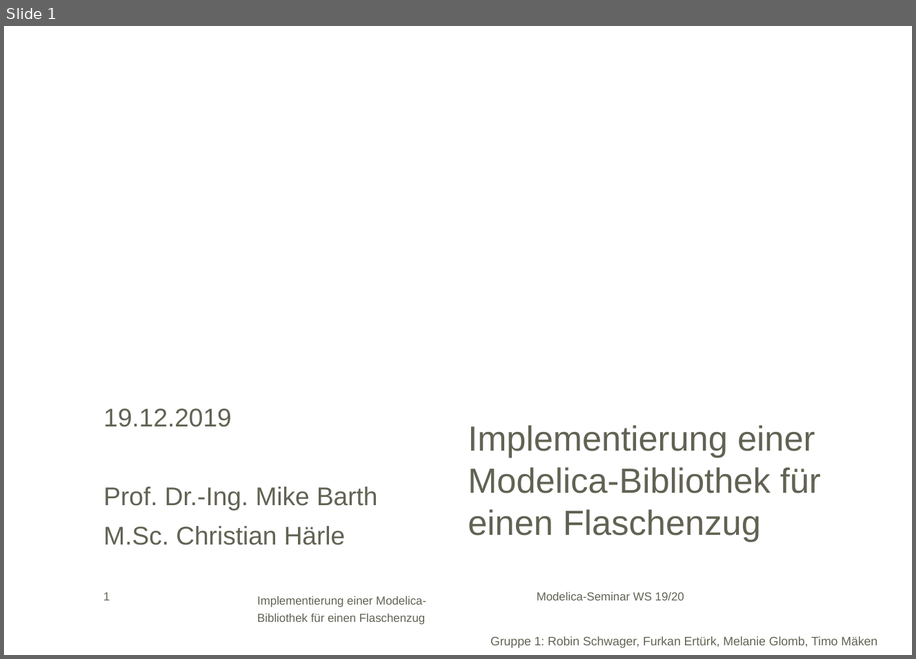
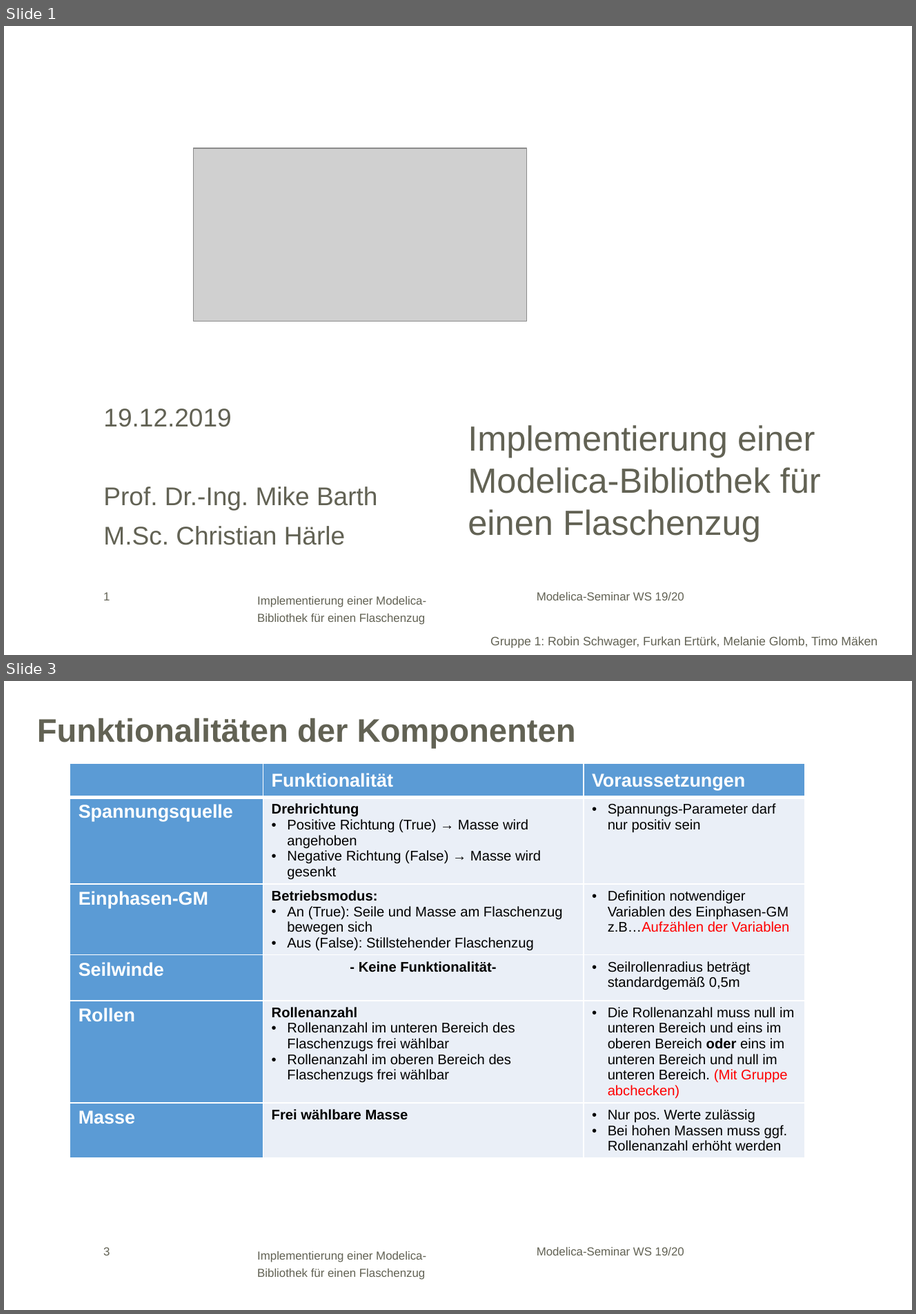
Before and after one commit to maekenti/Modelica_FMRT, a slide deck: Flaschenzug_Präsentation.pptx. Shown one above the other, each under a label of ours: slide 1 before the commit, slides 1 and 3 after it; the slides between them are not shown. The pictures are 916x659 and 916x1314 pixels, drawn with LibreOffice and Linux fonts; fonts in the diff are those of the drawing; grey boxes stand for pictures; background and template pictures are left out. Boxes give left, top, right and bottom in pixels: in the first picture for what was removed or moved away, otherwise in the second. Text is boxed around its words. In the diff, an @@ line names an element or a change of style, - is before the commit and + after.

```diff
--- a/Flaschenzug_Präsentation.pptx
+++ b/Flaschenzug_Präsentation.pptx
@@ slide 3 added at [4,681,912,1310], background #FFFFFF; not listed: 3 template elements that a slide beside it also shows @@
@@ title added at [37,718,576,749], 28 pt, text #626254, bold @@
+Funktionalitäten der Komponenten
@@ table added at [70,763,804,1178], 6 rows, 3 columns @@
+ | Funktionalität | Voraussetzungen
+Spannungsquelle | Drehrichtung / Positive Richtung (True) → Masse wird angehoben / Negative Richtung (False) → Masse wird gesenkt | Spannungs-Parameter darf nur positiv sein
+Einphasen-GM | Betriebsmodus: / An (True): Seile und Masse am Flaschenzug bewegen sich / Aus (False): Stillstehender Flaschenzug | Definition notwendiger Variablen des Einphasen-GM z.B…Aufzählen der Variablen
+Seilwinde | - Keine Funktionalität- | Seilrollenradius beträgt standardgemäß 0,5m
+Rollen | Rollenanzahl / Rollenanzahl im unteren Bereich des Flaschenzugs frei wählbar / Rollenanzahl im oberen Bereich des Flaschenzugs frei wählbar | Die Rollenanzahl muss null im unteren Bereich und eins im oberen Bereich oder eins im unteren Bereich und null im unteren Bereich. (Mit Gruppe abchecken)
+Masse | Frei wählbare Masse | Nur pos. Werte zulässig / Bei hohen Massen muss ggf. Rollenanzahl erhöht werden
@@ slide 1 changed as well @@
@@ picture added at [194,148,526,321] @@
```
Also in this commit, not shown: 1 other slide changed, 1 slide removed.
